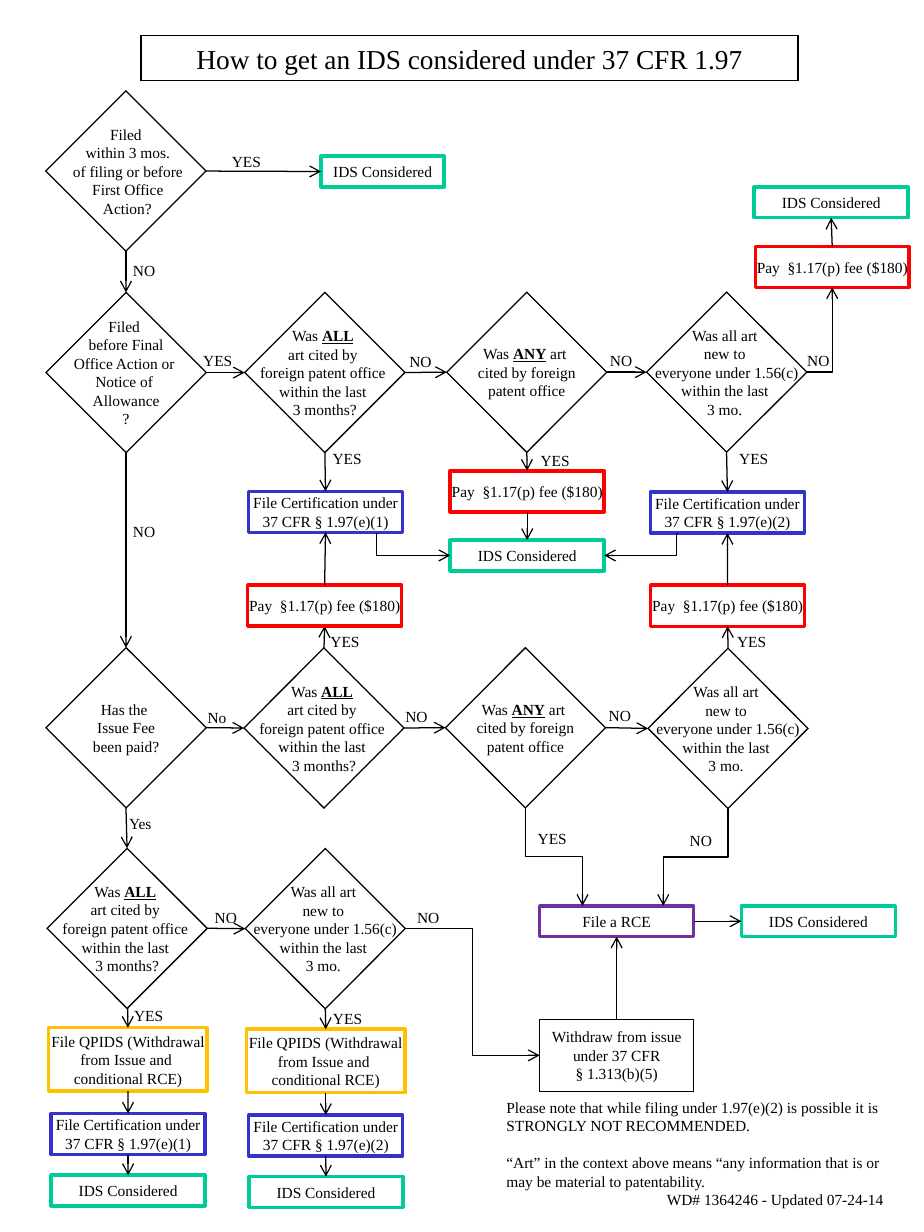
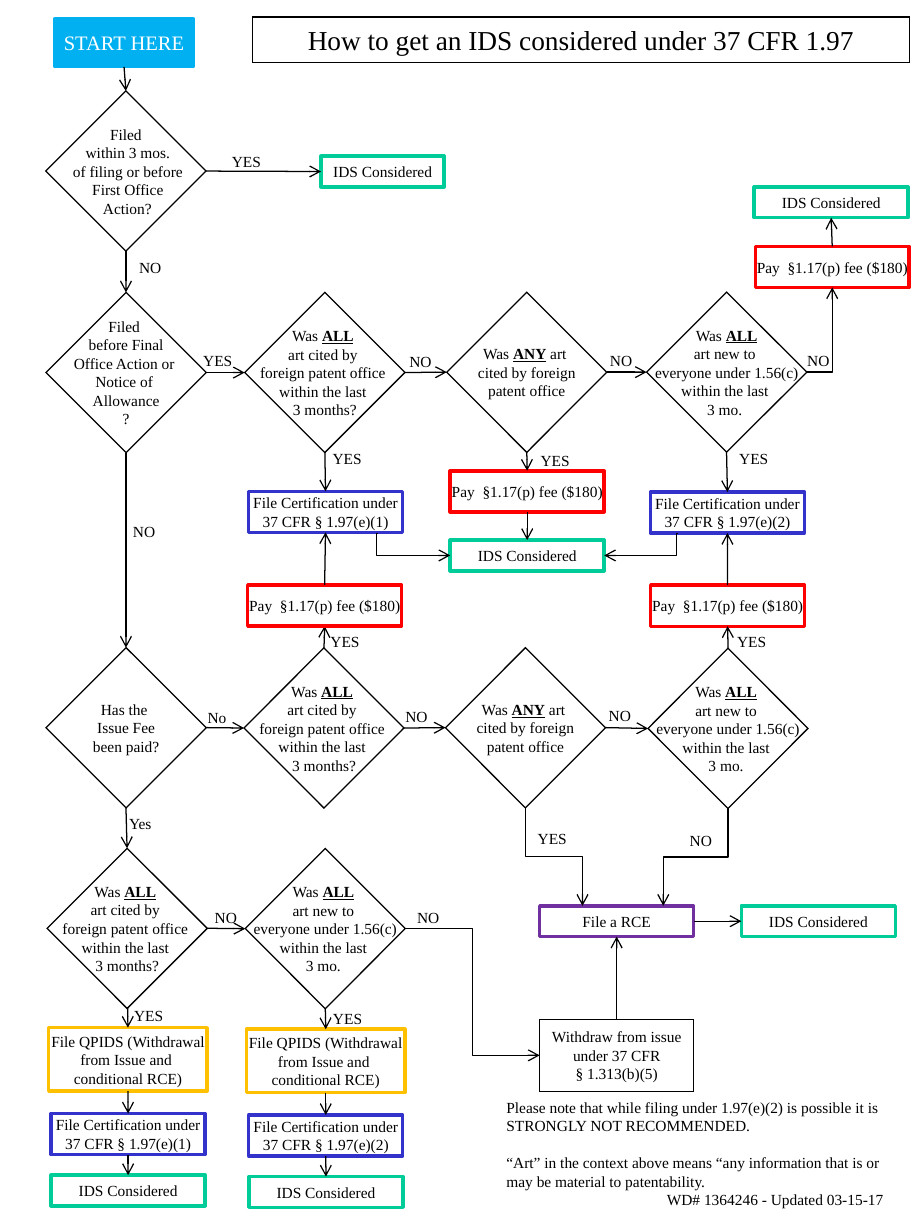
Before and after one commit to Pjmcnally/SLW, a slide deck: slide 1 of misc_other/documentation/IDS-SIDS Flow Chart (1364246).PPTX. Drawn at 924x1232 pixels with LibreOffice and Linux fonts; fonts in the diff are those of the drawing. Boxes give left, top, right and bottom in pixels: in the first picture for what was removed or moved away, otherwise in the second. Text is boxed around its words. In the diff, an @@ line names an element or a change of style, - is before the commit and + after.

Commit message:
Update flow chart

```diff
--- a/misc_other/documentation/IDS-SIDS Flow Chart (1364246).PPTX
+++ b/misc_other/documentation/IDS-SIDS Flow Chart (1364246).PPTX
@@ rectangle added at (55, 18, 193, 67), fill #00B0F0, outline #00B0F0 2 pt, 12 pt, text #FFFFFF @@
+START HERE
@@ rectangle "How to get an IDS ...": place and size @@
-rectangle "How to get an IDS ..." at (140, 36, 797, 81)
+rectangle "How to get an IDS ..." at (253, 17, 909, 63)
@@ arrow added from (124, 67) to (126, 91), #000000 0.75 pt @@
@@ text "NO": place and size @@
-text "NO" at (133, 265, 155, 276)
+text "NO" at (139, 262, 161, 273)
@@ text in diamond at (694, 330, 758, 359): text changed @@
-Was all art
-new to
+Was ALL
+art new to
@@ text in diamond at (695, 686, 757, 716): text changed @@
-Was all art
-new to
+Was ALL
+art new to
@@ text in diamond at (293, 886, 355, 916): text changed @@
-Was all art
-new to
+Was ALL
+art new to
@@ text at (667, 1194, 883, 1209): text changed @@
-WD# 1364246 - Updated 07-24-14
+WD# 1364246 - Updated 03-15-17
```
